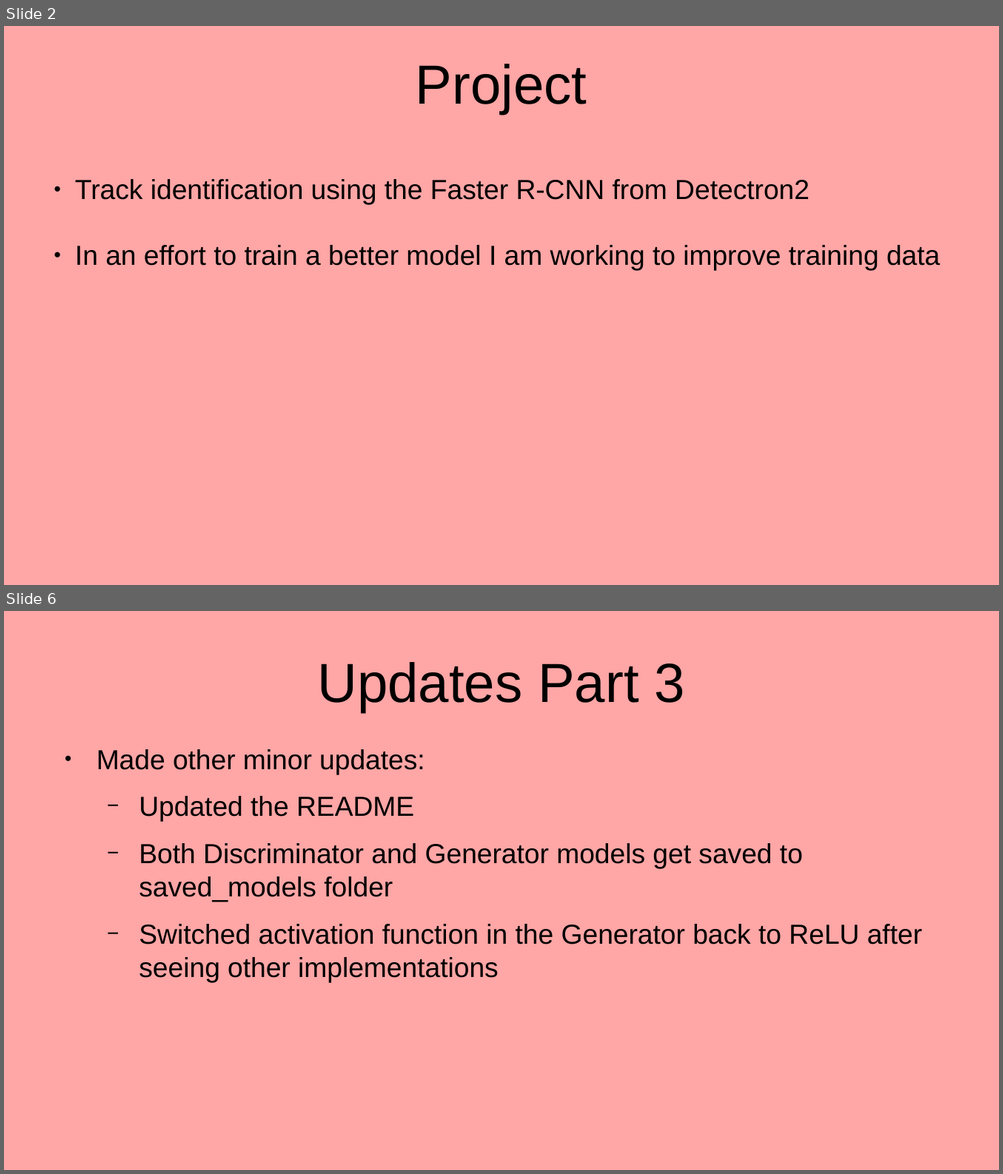
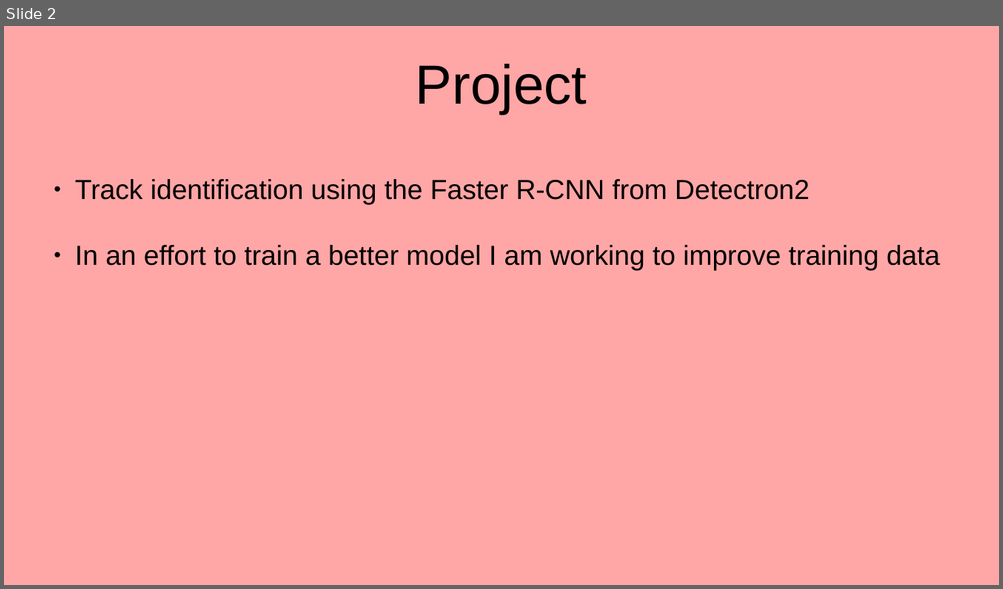
Before and after one commit to coldmayo/MMBCReco, a slide deck: docs/weeklySlides.odp. Shown one above the other, each under a label of ours: slides 2 and 6 before the commit, slide 2 after it; the slides between them are not shown. The pictures are 1003x1174 and 1003x589 pixels, drawn with LibreOffice and Linux fonts; fonts in the diff are those of the drawing. Boxes give left, top, right and bottom in pixels: in the first picture for what was removed or moved away, otherwise in the second. Text is boxed around its words. In the diff, an @@ line names an element or a change of style, - is before the commit and + after.

```diff
--- a/docs/weeklySlides.odp
+++ b/docs/weeklySlides.odp
@@ slide 6 removed at box(4, 611, 999, 1170), background #FFA6A6 @@
@@ title removed at box(317, 662, 684, 712) @@
-Updates Part 3
@@ text removed at box(96, 749, 922, 982) @@
-● Made other minor updates:
-  − Updated the README
-  − Both Discriminator and Generator models get saved to saved_models folder
-  − Switched activation function in the Generator back to ReLU after seeing other implementations
```
Also in this commit, not shown: 1 slide changed, 3 slides added, 3 other slides removed, 1 other file.
